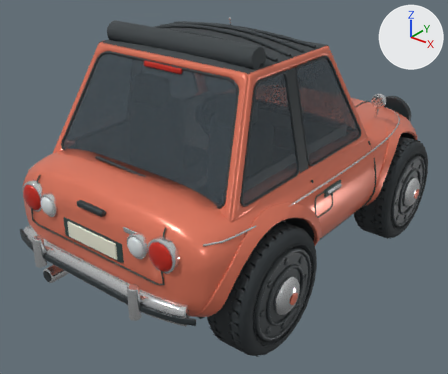
What one commit did to the FBX model unity/Assets/Resources/Cars/pebble_lod1.fbx.
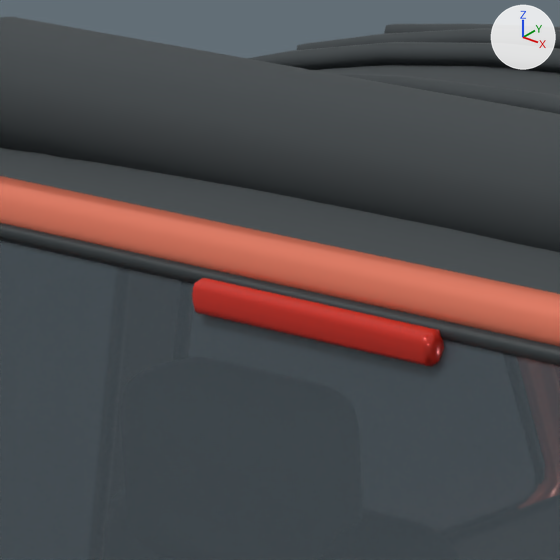
The first picture shows the older version from a 50 mm lens placed at (2.54, -3.41, 2.54), pointed at (-0.02, -0.22, 0.56). The close-ups show the older and then the newer version on the part from 25% to 45% of the width and 5% to 28% of the height of that picture. Only the edits that show in the close-ups are written down. The axes (+X, +Y, +Z) are drawn at upper right. The lights are the same throughout. Where no turn or scale is listed for an object, it has been applied to the vertices. Vertices at exactly the same position are counted once.

Objects in the first close-up: 'Body'.
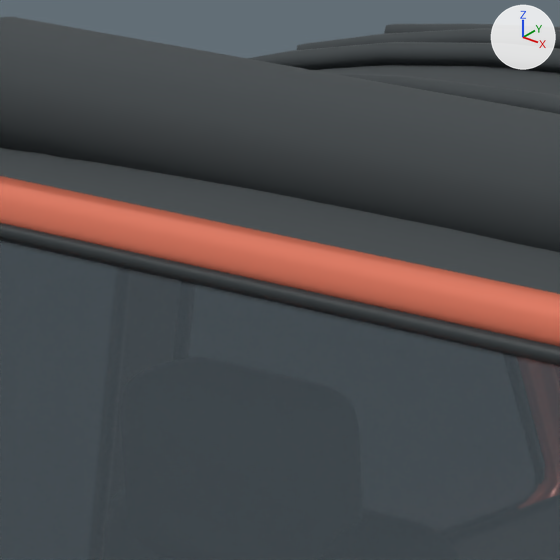
Where the newer file only moved an object's origin or applied its transform, the numbers keep the older frame.

What differs and where, as boxes (x1, y1, x2, y2) in the close-ups (560 x 560 px):
part 1 of me_continuous_formed_body_shell_002, deleted: before (192, 278, 444, 367)

What the commit changed:
me_continuous_formed_body_shell_002 is used by ob_body; location (0.0, 0.0, 0.0).
me_continuous_formed_body_shell_002 had 10922 vertices, 20671 faces and spanned x -0.91..0.91, y -1.58..1.57, z 0.25..1.76.
me_continuous_formed_body_shell_002 now has 10875 vertices, 20581 faces and spans x -0.91..0.91, y -1.58..1.57, z 0.25..1.76.
me_continuous_formed_body_shell_002 part 1: the loose piece of 32 vertices spanning x -0.15..0.15, y -0.83..-0.81, z 1.56..1.6 is deleted.
Other edits to the shape of me_continuous_formed_body_shell_002 do not show in these pictures.
